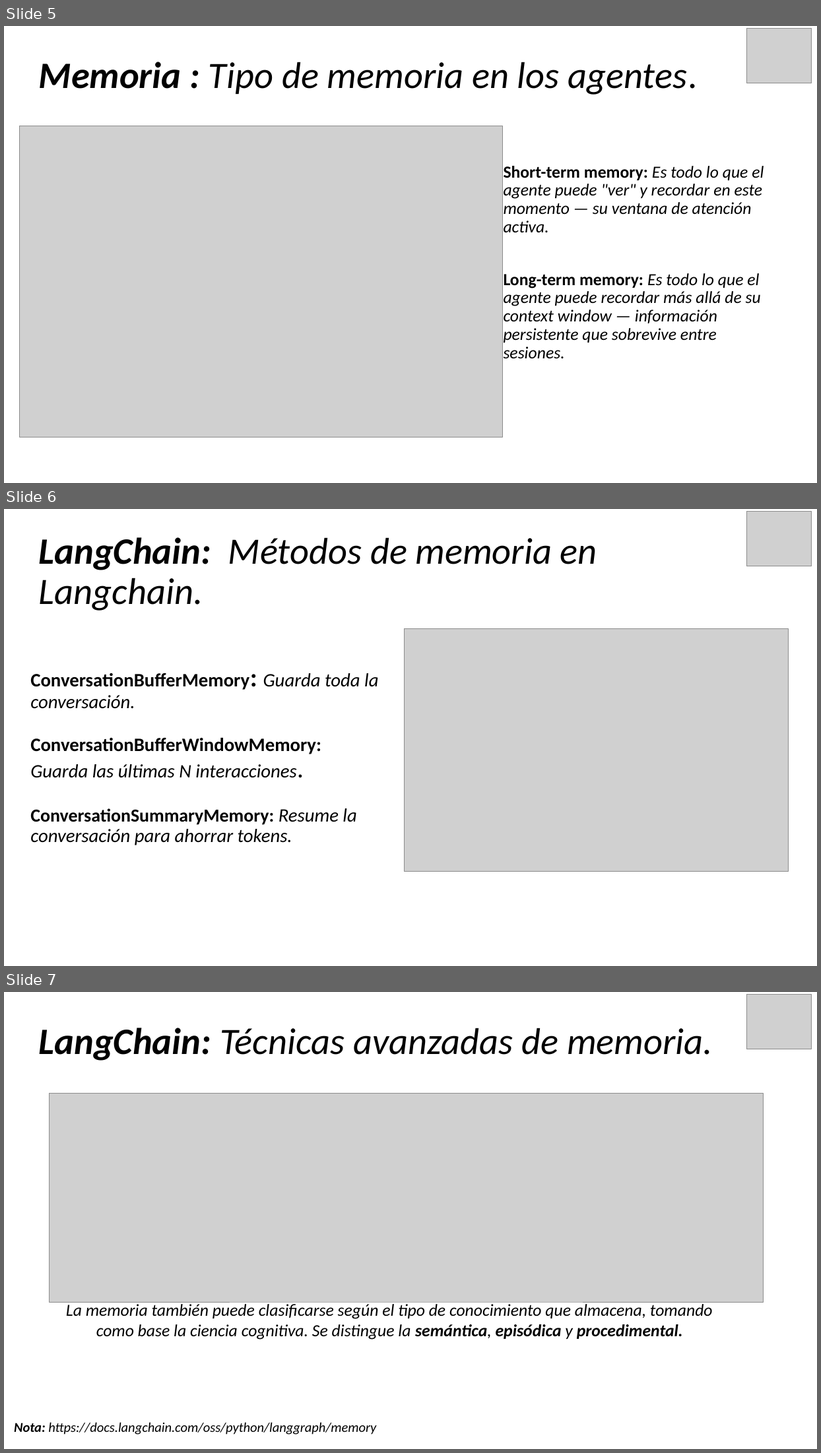
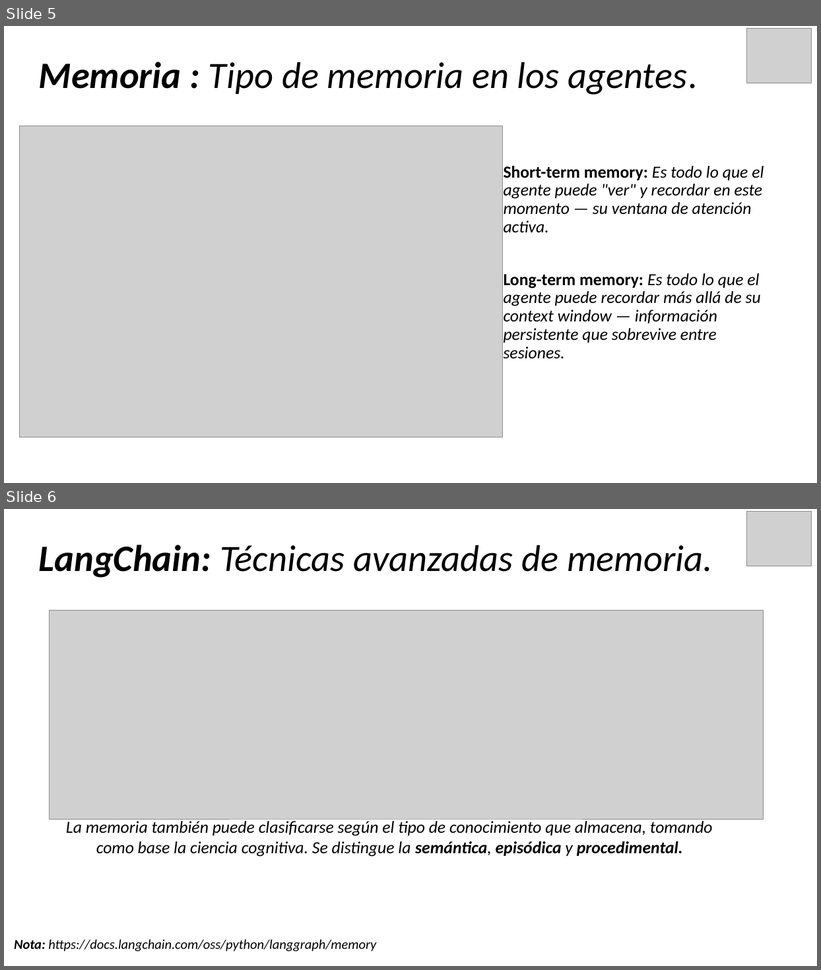
Before and after one commit to GKapppaa/INGENIERIA-DE-SOLUCIONES-CON-INTELIGENCIA-ARTIFICIAL_002D_OLS, a slide deck: Experiencia de Aprendizaje 2 - Desarrollo de Agente Inteligentes con AI/Clase 2.2/Clase 2.2.pptx. Shown one above the other, each under a label of ours: slides 5, 6 and 7 before the commit, slides 5 and 6 after it. The pictures are 821x1453 and 821x970 pixels, drawn with LibreOffice and Linux fonts; fonts in the diff are those of the drawing; grey boxes stand for pictures. Boxes give left, top, right and bottom in pixels: in the first picture for what was removed or moved away, otherwise in the second. Text is boxed around its words. In the diff, an @@ line names an element or a change of style, - is before the commit and + after.

```diff
--- a/Experiencia de Aprendizaje 2 - Desarrollo de Agente Inteligentes con AI/Clase 2.2/Clase 2.2.pptx
+++ b/Experiencia de Aprendizaje 2 - Desarrollo de Agente Inteligentes con AI/Clase 2.2/Clase 2.2.pptx
@@ slide 6 removed at [4,509,817,966], background #FFFFFF @@
@@ picture removed at [747,511,812,566] @@
@@ text removed at [39,537,597,611] @@
-LangChain: Métodos de memoria en Langchain.
@@ picture removed at [404,629,789,872] @@
@@ text removed at [30,673,378,846] @@
-ConversationBufferMemory: Guarda toda la conversación.
-ConversationBufferWindowMemory:
-Guarda las últimas N interacciones.
-ConversationSummaryMemory: Resume la conversación para ahorrar tokens.
@@ what was slide 7 is now slide 6 @@
```
Also in this commit, not shown: 1 slide changed, 4 other files.
